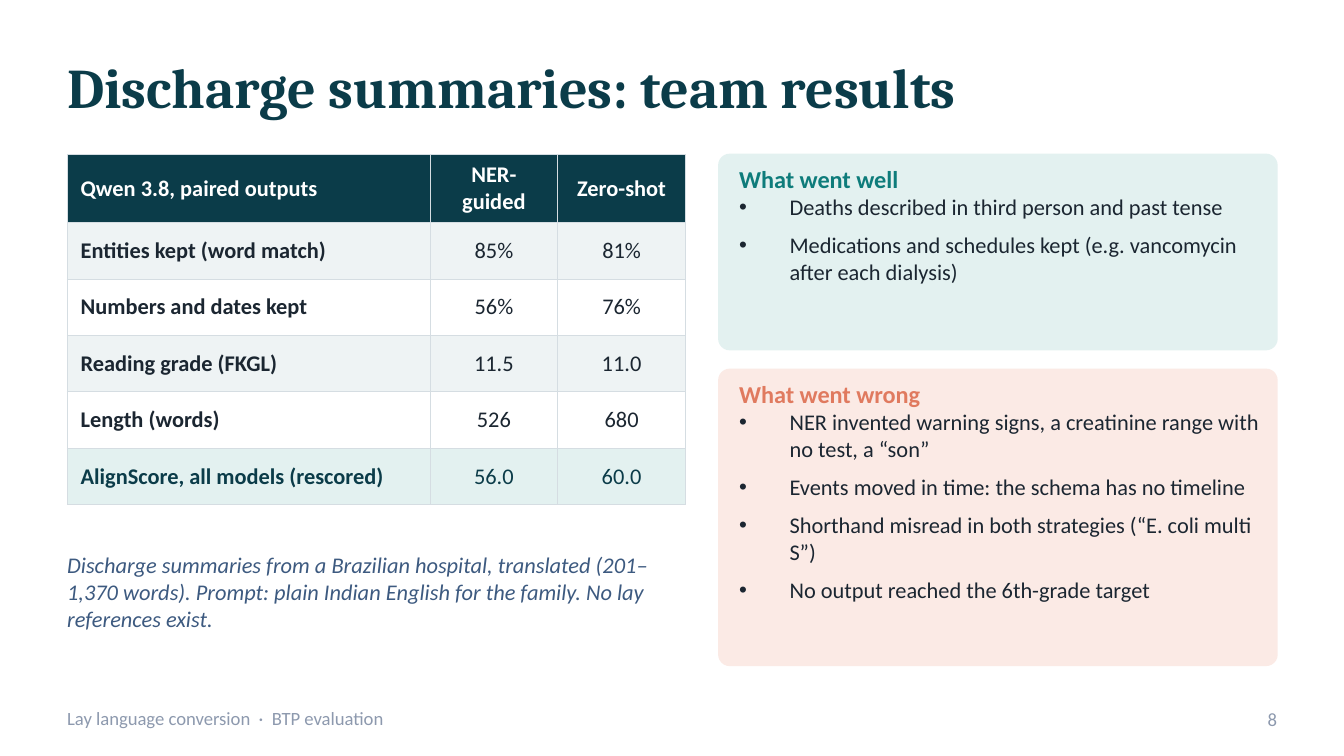
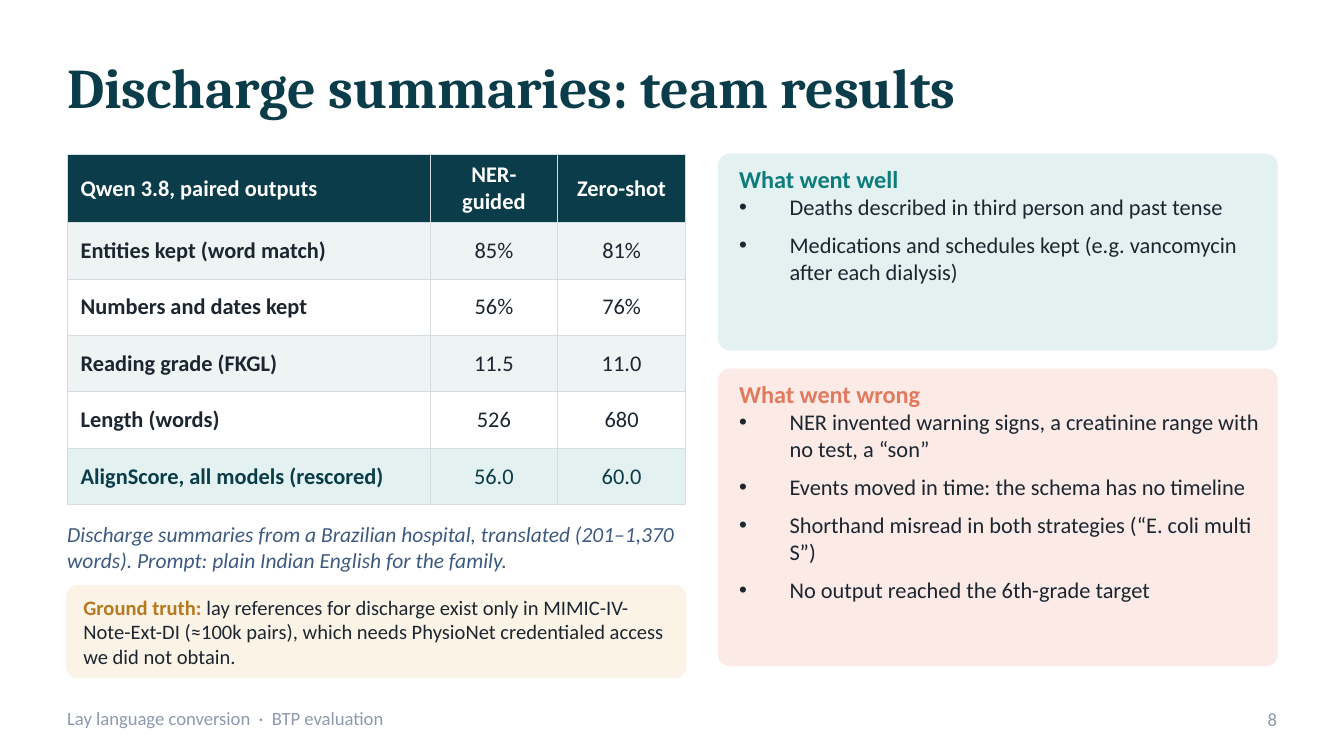
Before and after one commit to bibesgotthevibes/btp-Project, a slide deck: slide 8 of docs/BTP_Lay_Language_Conversion_Evaluation.pptx. Drawn at 1344x756 pixels with LibreOffice and Linux fonts; fonts in the diff are those of the drawing. Boxes give left, top, right and bottom in pixels: in the first picture for what was removed or moved away, otherwise in the second. Text is boxed around its words. In the diff, an @@ line names an element or a change of style, - is before the commit and + after.

```diff
--- a/docs/BTP_Lay_Language_Conversion_Evaluation.pptx
+++ b/docs/BTP_Lay_Language_Conversion_Evaluation.pptx
@@ text at [67, 526, 674, 572]: text changed; size 12 to 11.5 pt @@
-Discharge summaries from a Brazilian hospital, translated (201–1,370 words). Prompt: plain Indian English for the family. No lay references exist.
+Discharge summaries from a Brazilian hospital, translated (201–1,370 words). Prompt: plain Indian English for the family.
@@ rounded rectangle added at [67, 586, 685, 677], fill #FBF3E6, outline #FBF3E6 1 pt @@
@@ text added at [83, 600, 664, 664], 11 pt, text #1B2631 @@
+Ground truth: lay references for discharge exist only in MIMIC-IV-Note-Ext-DI (≈100k pairs), which needs PhysioNet credentialed access we did not obtain.
```
Also in this commit, not shown: 2 other slides changed, 1 other file.
